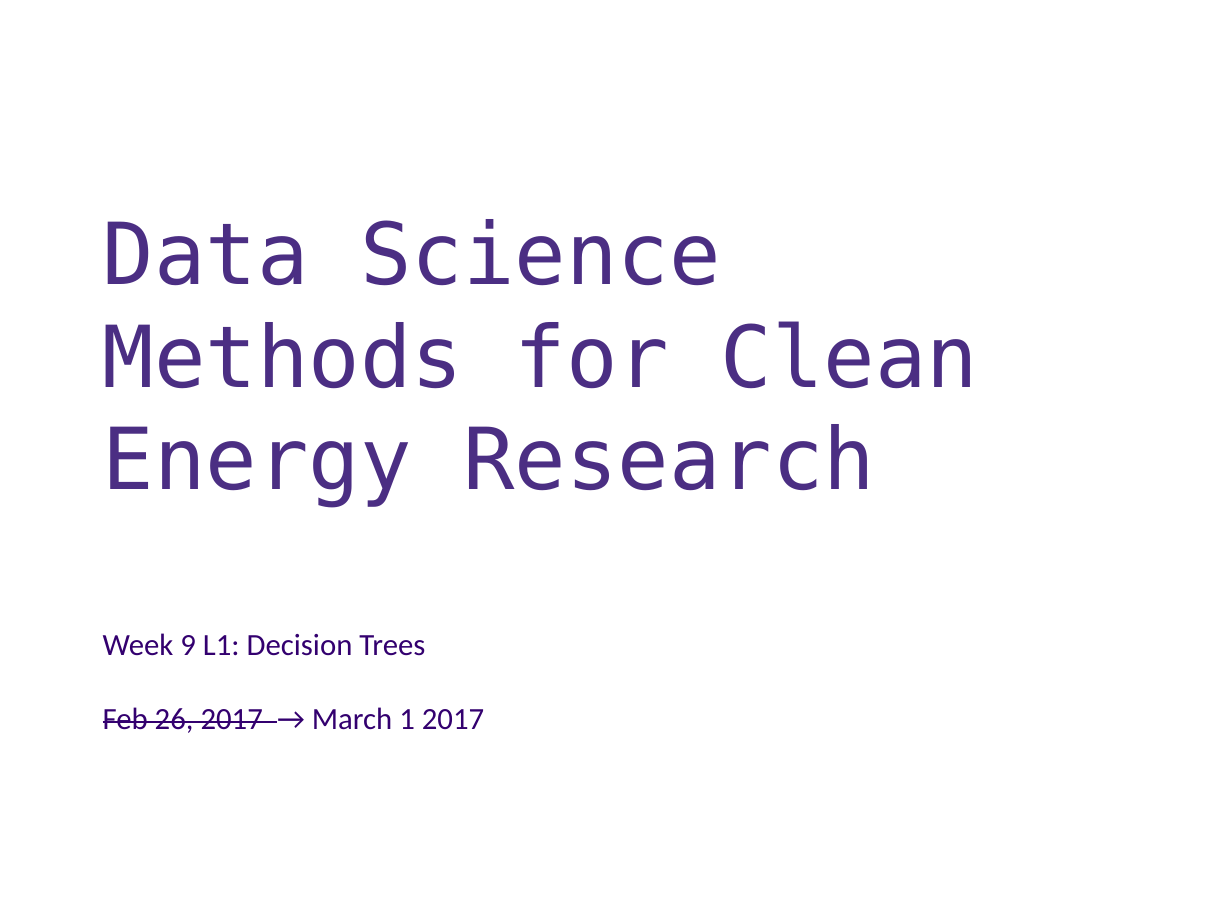
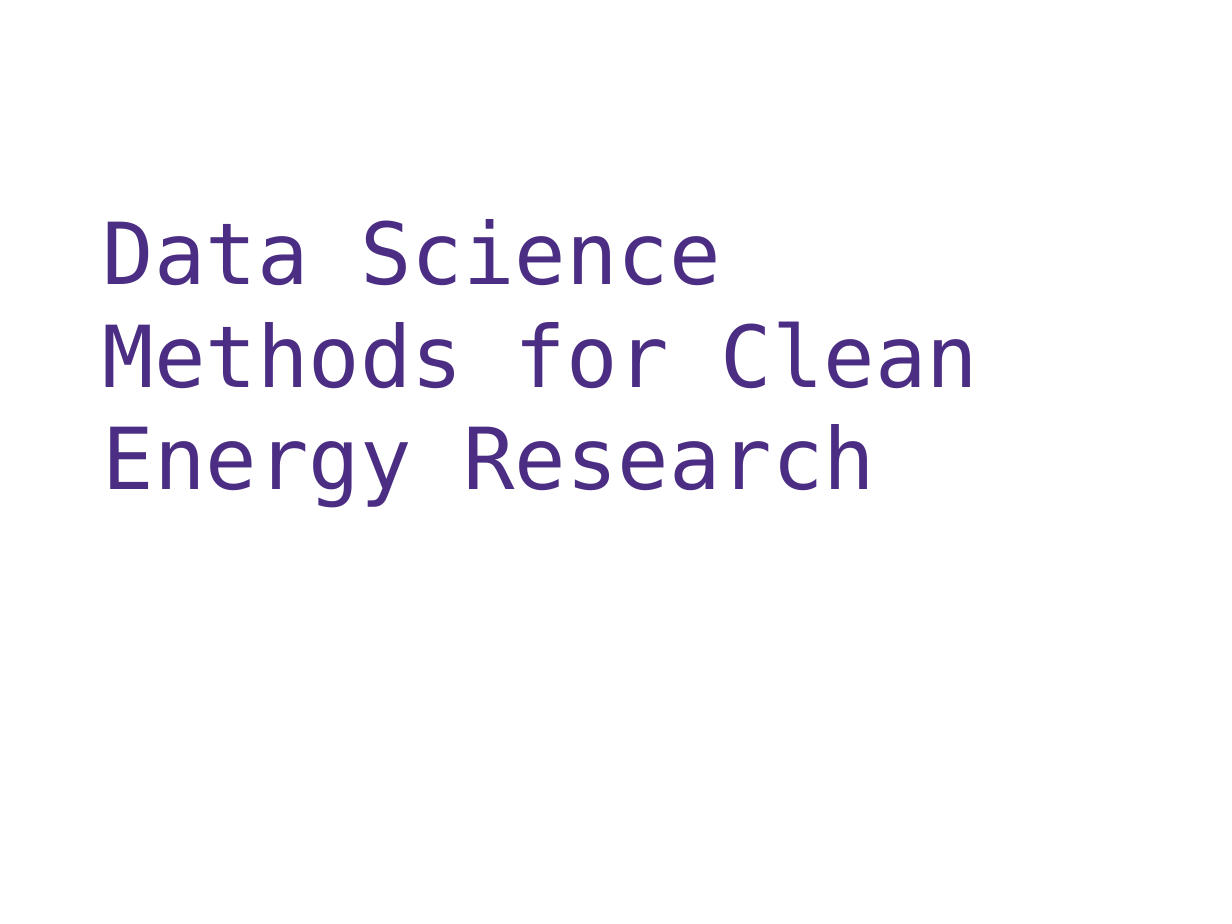
Before and after one commit to UWDIRECT/UWDIRECT.github.io, a slide deck: slide 1 of Wi18_content/DSMCER/L12.Decision_Trees.pptx. Drawn at 1232x924 pixels with LibreOffice and Linux fonts; fonts in the diff are those of the drawing; background and template pictures are left out. Boxes give left, top, right and bottom in pixels: in the first picture for what was removed or moved away, otherwise in the second. Text is boxed around its words. In the diff, an @@ line names an element or a change of style, - is before the commit and + after.

```diff
--- a/Wi18_content/DSMCER/L12.Decision_Trees.pptx
+++ b/Wi18_content/DSMCER/L12.Decision_Trees.pptx
@@ text removed at bbox=[103, 633, 484, 733] @@
-Week 9 L1: Decision Trees
-Feb 26, 2017 → March 1 2017
```
Also in this commit, not shown: 4 other slides changed, 1 slide added.
